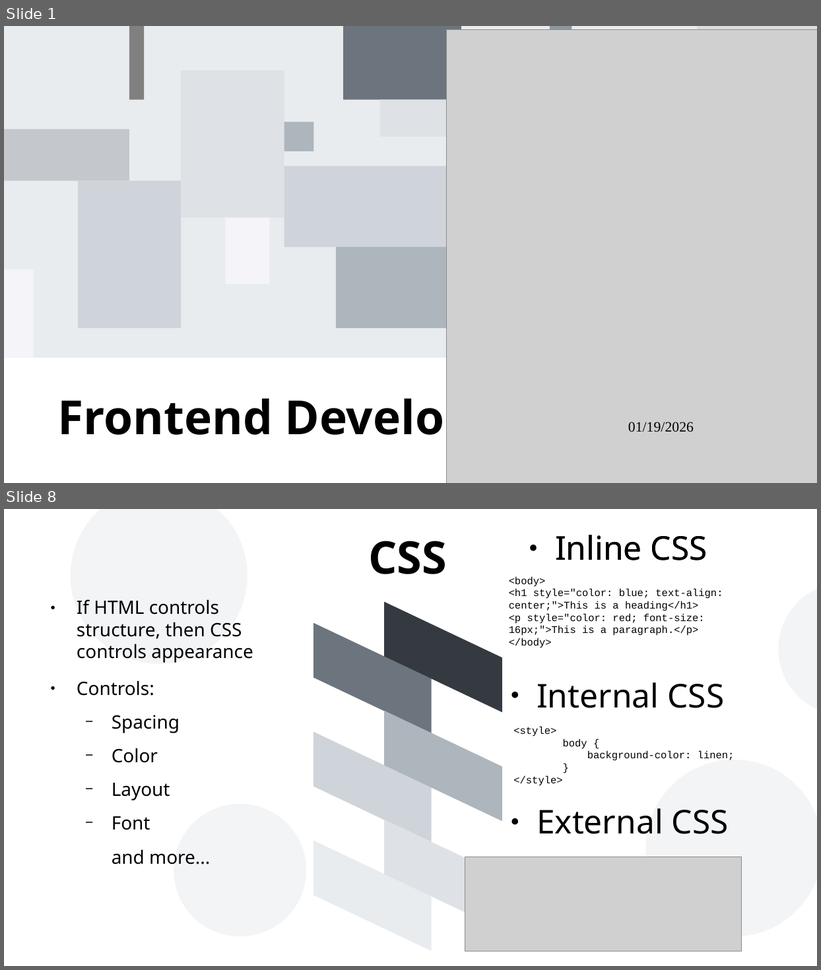
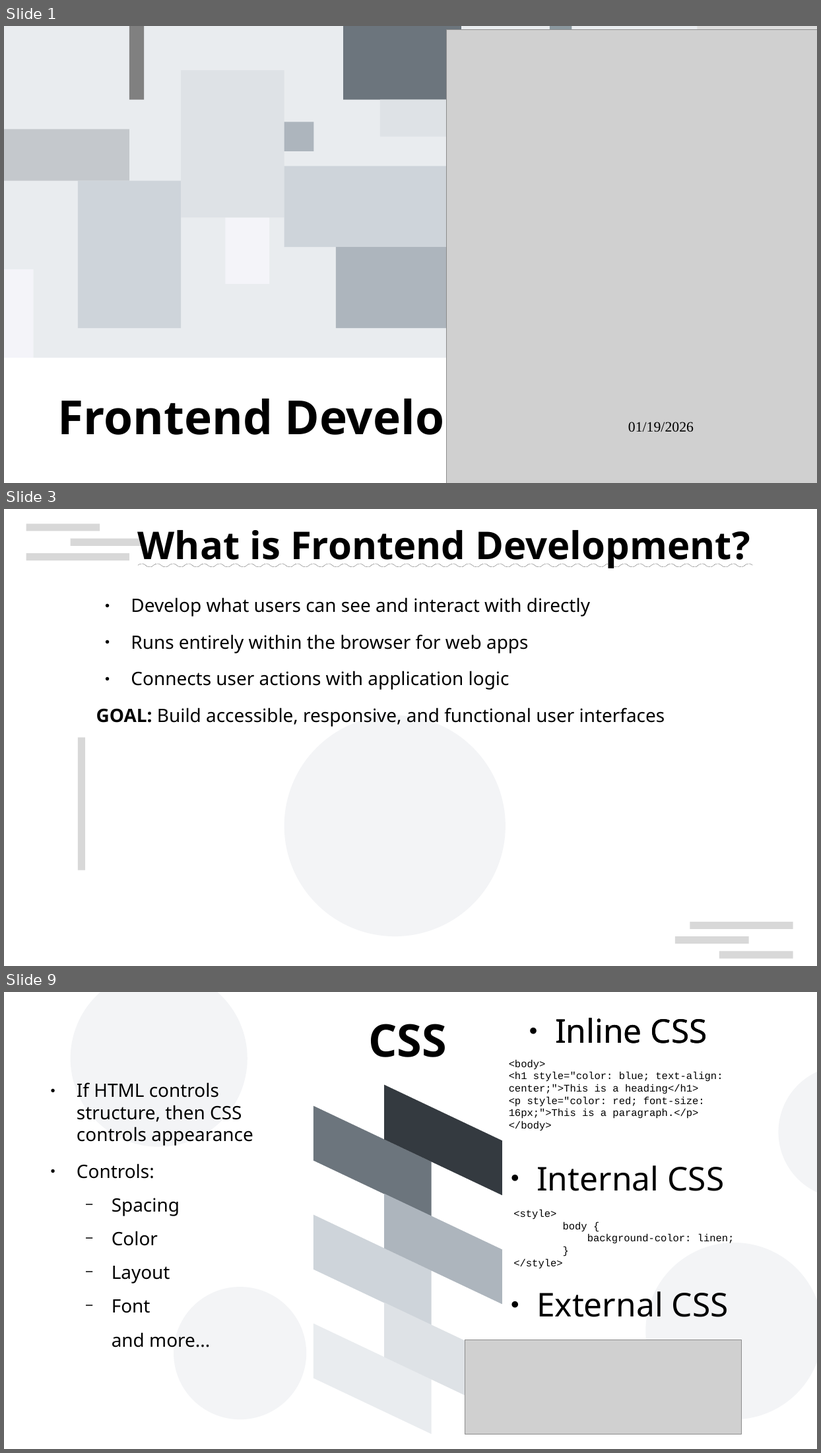
Before and after one commit to TonyLiu0226/toDoListTutorial, a slide deck: presentation.pptx. Shown one above the other, each under a label of ours: slides 1 and 8 before the commit, slides 1, 3 and 9 after it; the slides between them are not shown. The pictures are 821x970 and 821x1453 pixels, drawn with LibreOffice and Linux fonts; fonts in the diff are those of the drawing; grey boxes stand for pictures; background and template pictures are left out. Boxes give left, top, right and bottom in pixels: in the first picture for what was removed or moved away, otherwise in the second. Text is boxed around its words. In the diff, an @@ line names an element or a change of style, - is before the commit and + after.

```diff
--- a/presentation.pptx
+++ b/presentation.pptx
@@ slide 3 added at (x1=4, y1=509, x2=817, y2=966), background #FFFFFF @@
@@ title added at (x1=138, y1=530, x2=750, y2=568), 37.4 pt, text #000000, bold, underline @@
+What is Frontend Development?
@@ text added at (x1=96, y1=597, x2=665, y2=727), 18 pt, text #000000 @@
+● Develop what users can see and interact with directly
+● Runs entirely within the browser for web apps
+● Connects user actions with application logic
+GOAL: Build accessible, responsive, and functional user interfaces
@@ group added at (x1=26, y1=524, x2=506, y2=937): 4 rectangles, 1 ellipse @@
@@ rectangle added at (x1=690, y1=922, x2=793, y2=929), fill #CCCCCC at 75% opacity @@
@@ rectangle added at (x1=675, y1=937, x2=749, y2=945), fill #CCCCCC at 75% opacity @@
@@ rectangle added at (x1=719, y1=952, x2=793, y2=959), fill #CCCCCC at 75% opacity @@
@@ what was slide 8 is now slide 9 @@
```
Also in this commit, not shown: 11 slides changed, 1 slide removed.
